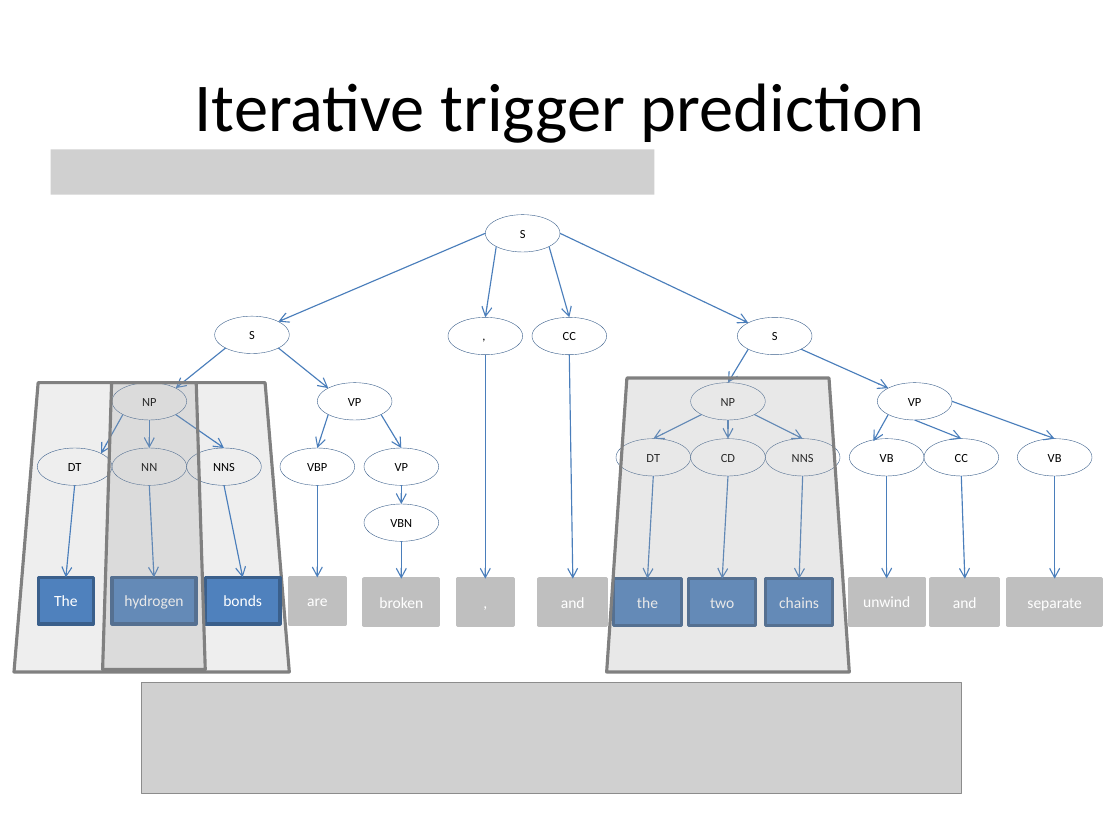
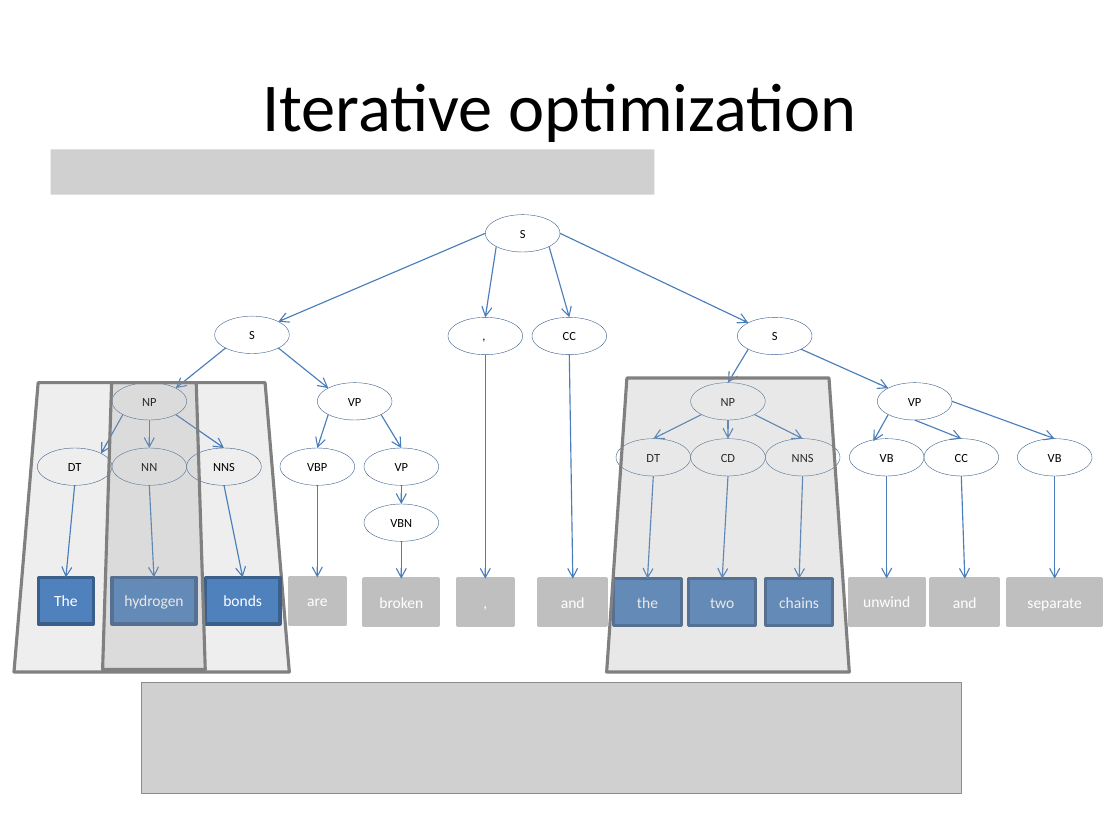
Before and after one commit to ajutscaria/CS224U, a slide deck: slide 20 of Presentation/Anubhai Philip Scaria.pptx. Drawn at 1120x840 pixels with LibreOffice and Linux fonts; fonts in the diff are those of the drawing; grey boxes stand for pictures. Boxes give left, top, right and bottom in pixels: in the first picture for what was removed or moved away, otherwise in the second. Text is boxed around its words. In the diff, an @@ line names an element or a change of style, - is before the commit and + after.

```diff
--- a/Presentation/Anubhai Philip Scaria.pptx
+++ b/Presentation/Anubhai Philip Scaria.pptx
@@ title at (x1=262, y1=83, x2=856, y2=142): text changed @@
-Iterative trigger prediction
+Iterative optimization
```
Also in this commit, not shown: 16 other slides changed, 2 other files.
